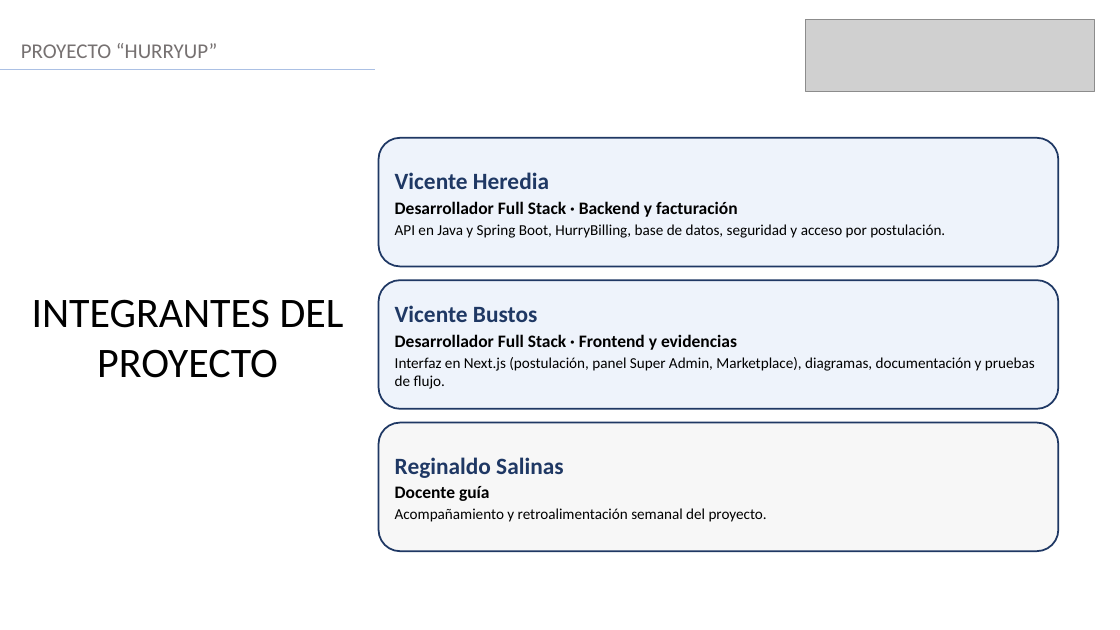
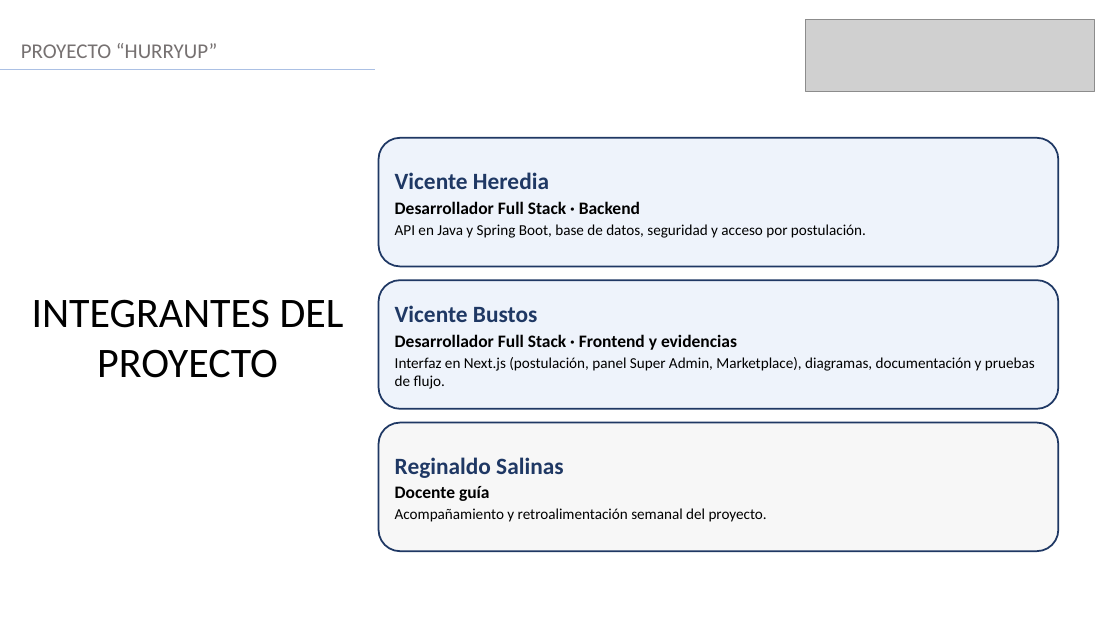
Before and after one commit to Vichobustosss/2026_2_BUSTOS-HEREDIA_CASPTONE_002D_GRUPO_006, a slide deck: slide 2 of Fase 2/Evidencias Proyecto/Presentación Proyecto.pptx. Drawn at 1120x630 pixels with LibreOffice and Linux fonts; fonts in the diff are those of the drawing; grey boxes stand for pictures. Boxes give left, top, right and bottom in pixels: in the first picture for what was removed or moved away, otherwise in the second. Text is boxed around its words. In the diff, an @@ line names an element or a change of style, - is before the commit and + after.

```diff
--- a/Fase 2/Evidencias Proyecto/Presentación Proyecto.pptx
+++ b/Fase 2/Evidencias Proyecto/Presentación Proyecto.pptx
@@ text in rounded rectangle at [395, 201, 866, 238]: text changed @@
-Desarrollador Full Stack · Backend y facturación
-API en Java y Spring Boot, HurryBilling, base de datos, seguridad y acceso por postulación.
+Desarrollador Full Stack · Backend
+API en Java y Spring Boot, base de datos, seguridad y acceso por postulación.
```
Also in this commit, not shown: 2 other slides changed, 18 other files.
